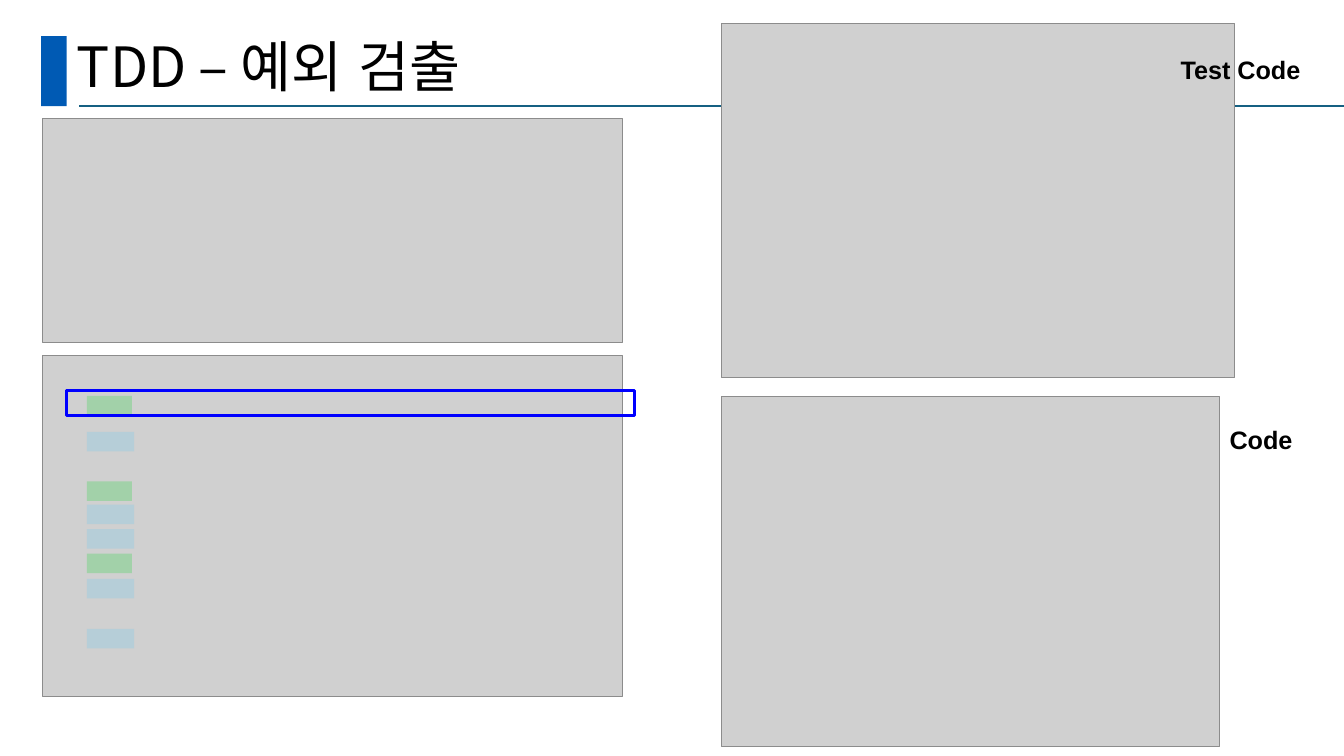
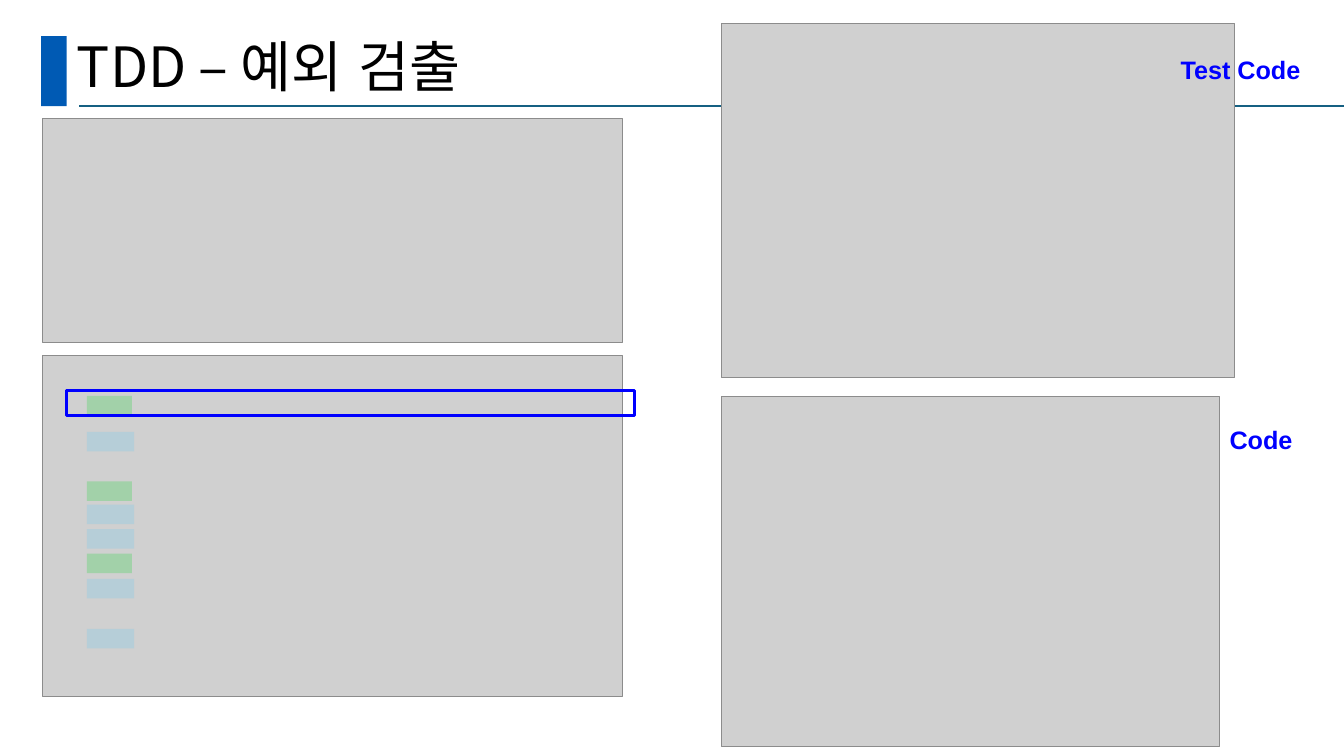
Before and after one commit to YuhyeokJo/CodeClinic-SSD-Project, a slide deck: slide 10 of Code Clinic.pptx. Drawn at 1344x756 pixels with LibreOffice and Linux fonts; fonts in the diff are those of the drawing; grey boxes stand for pictures. Boxes give left, top, right and bottom in pixels: in the first picture for what was removed or moved away, otherwise in the second. Text is boxed around its words. In the diff, an @@ line names an element or a change of style, - is before the commit and + after.

```diff
--- a/Code Clinic.pptx
+++ b/Code Clinic.pptx
@@ text "Test Code" at bbox=[1181, 60, 1300, 80]: text colour #000000 to #0000FF @@
@@ text "Code" at bbox=[1230, 430, 1293, 450]: text colour #000000 to #0000FF @@
```
Also in this commit, not shown: 3 other slides changed, 4 slides added.
